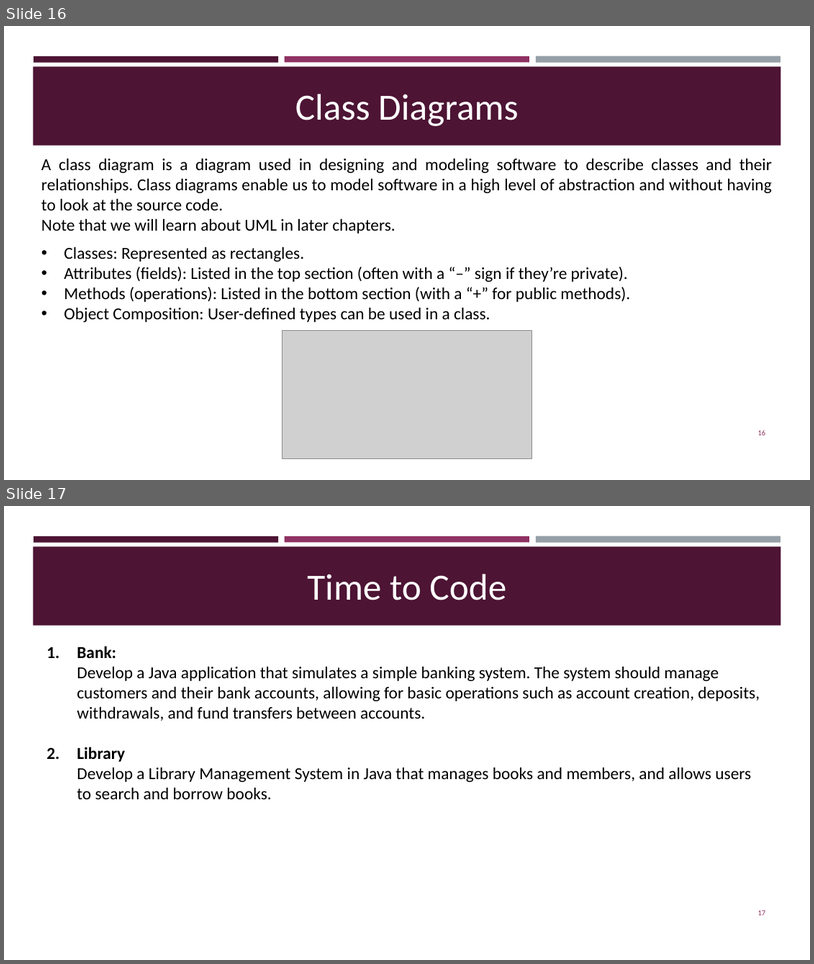
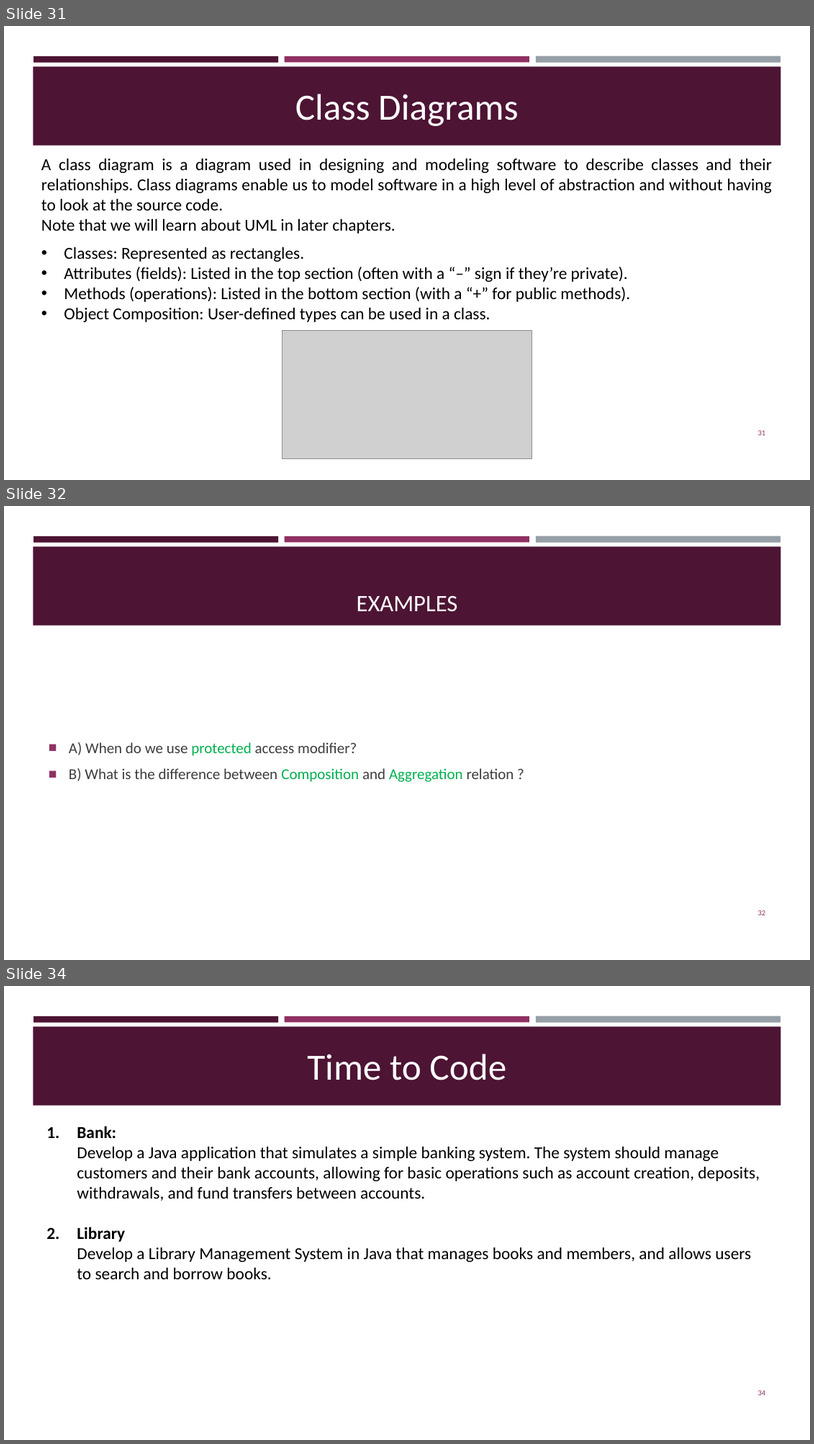
Before and after one commit to AUT-Programming/Java-Programming, a slide deck: Slides/ch1_BasicsAndObjects.pptx. Shown one above the other, each under a label of ours: slides 16 and 17 before the commit, slides 31, 32 and 34 after it; the slides between them are not shown. The pictures are 814x964 and 814x1444 pixels, drawn with LibreOffice and Linux fonts; fonts in the diff are those of the drawing; grey boxes stand for pictures. Boxes give left, top, right and bottom in pixels: in the first picture for what was removed or moved away, otherwise in the second. Text is boxed around its words. In the diff, an @@ line names an element or a change of style, - is before the commit and + after.

```diff
--- a/Slides/ch1_BasicsAndObjects.pptx
+++ b/Slides/ch1_BasicsAndObjects.pptx
@@ slide 32 added at box(4, 506, 810, 960), background #FFFFFF; not listed: 4 template elements that a slide beside it also shows @@
@@ title added at box(357, 596, 458, 612), 28 pt, text #FFFFFF @@
+EXAMPLES
@@ text added at box(69, 742, 514, 782), 18 pt, text #3D3D3D @@
+■ A) When do we use protected access modifier?
+■ B) What is the difference between Composition and Aggregation relation ?
@@ page number added at box(759, 910, 766, 915), 9 pt, text #903163 @@
+32
@@ what was slide 16 is now slide 31 @@
@@ page number at box(759, 430, 766, 435): text changed @@
-16
+31
@@ what was slide 17 is now slide 34 @@
@@ page number at box(759, 1390, 766, 1395): text changed @@
-17
+34
```
Also in this commit, not shown: 17 other slides added, 3 other files.
